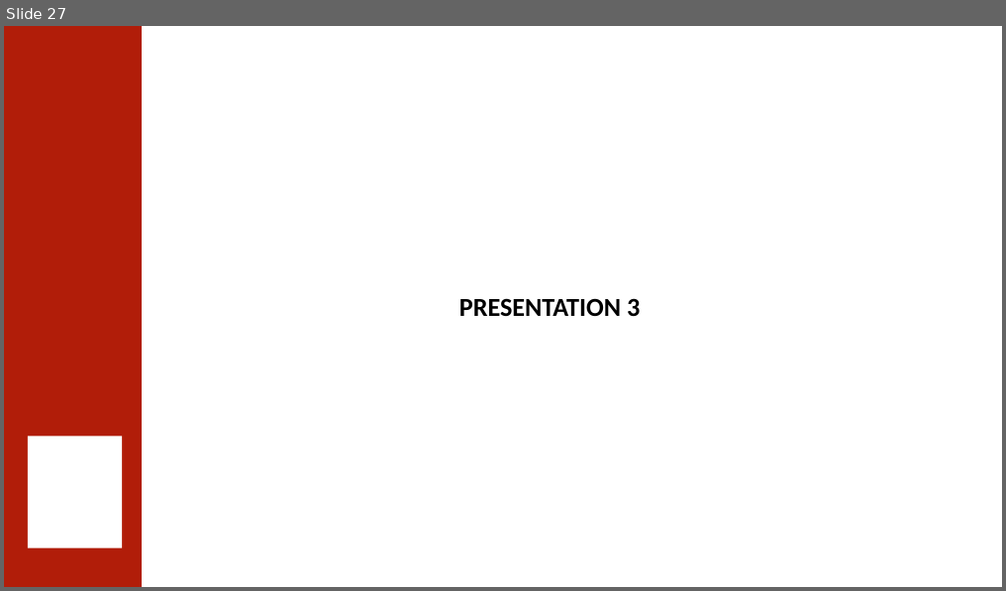
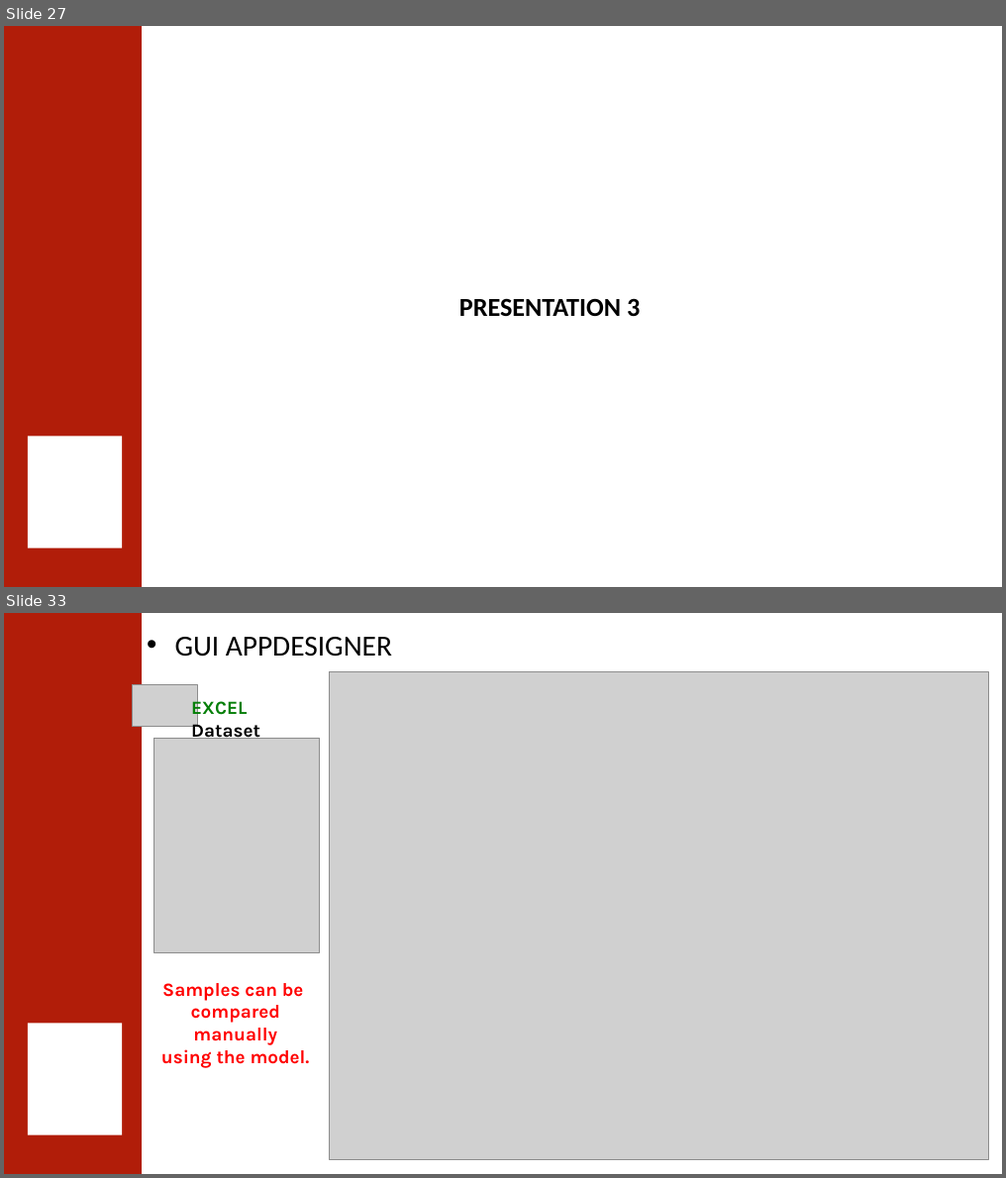
Before and after one commit to 0ZGAnetwork/WineQualityProject, a slide deck: PC-LAP/Wine quality classification using Artificial Neural Network.pptx. Shown one above the other, each under a label of ours: slide 27 before the commit, slides 27 and 33 after it; the slides between them are not shown. The pictures are 1006x591 and 1006x1178 pixels, drawn with LibreOffice and Linux fonts; fonts in the diff are those of the drawing; grey boxes stand for pictures; background and template pictures are left out. Boxes give left, top, right and bottom in pixels: in the first picture for what was removed or moved away, otherwise in the second. Text is boxed around its words. In the diff, an @@ line names an element or a change of style, - is before the commit and + after.

```diff
--- a/PC-LAP/Wine quality classification using Artificial Neural Network.pptx
+++ b/PC-LAP/Wine quality classification using Artificial Neural Network.pptx
@@ slide 33 added at [4, 613, 1002, 1174], background #FFFFFF; not listed: 2 template elements that a slide beside it also shows @@
@@ text added at [175, 637, 392, 657], 28 pt, text #000000 @@
+• GUI APPDESIGNER
@@ picture added at [329, 671, 988, 1159] @@
@@ picture added at [133, 685, 198, 726] @@
@@ text added at [191, 697, 260, 739], 18 pt, text #000000, bold @@
+EXCEL Dataset
@@ picture added at [153, 738, 320, 953] @@
@@ text added at [161, 983, 310, 1068], 18 pt, text #FF0000, bold @@
+Samples can be
+compared manually
+using the model.
```
Also in this commit, not shown: 8 other slides added, 16 other files.
